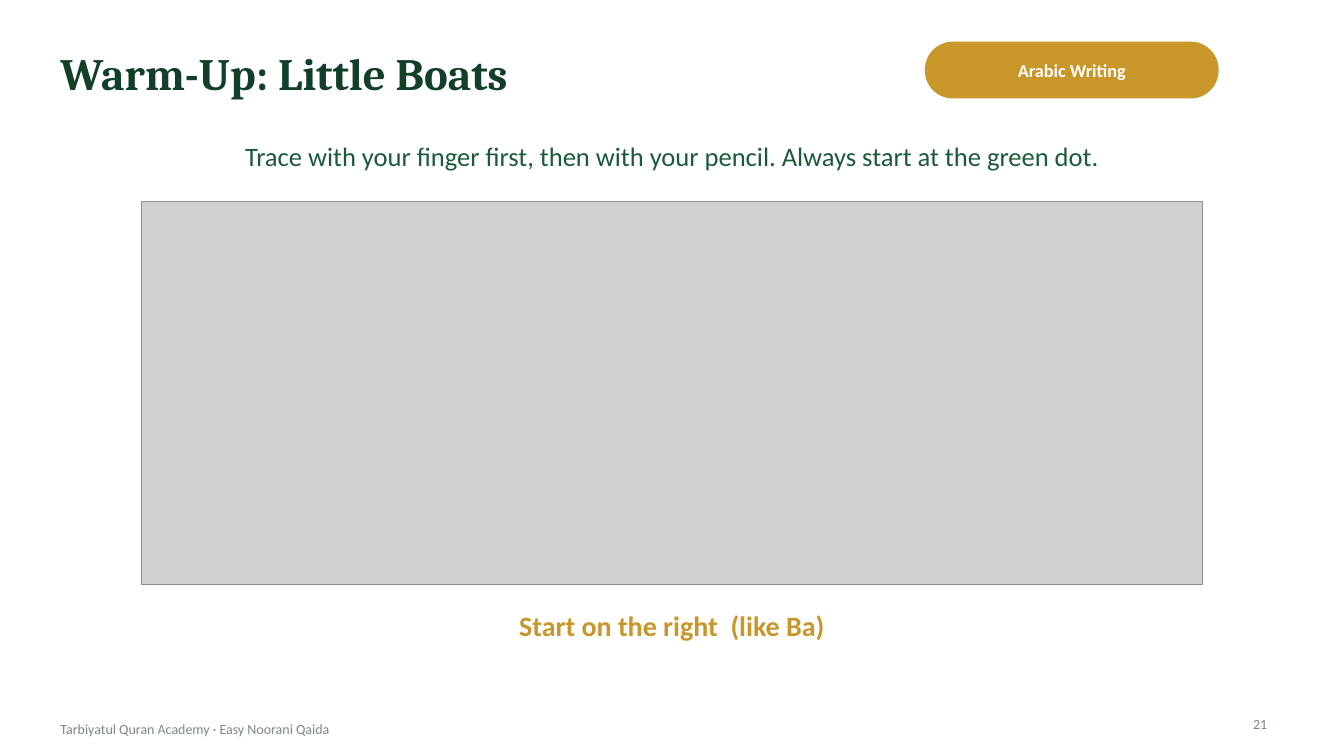
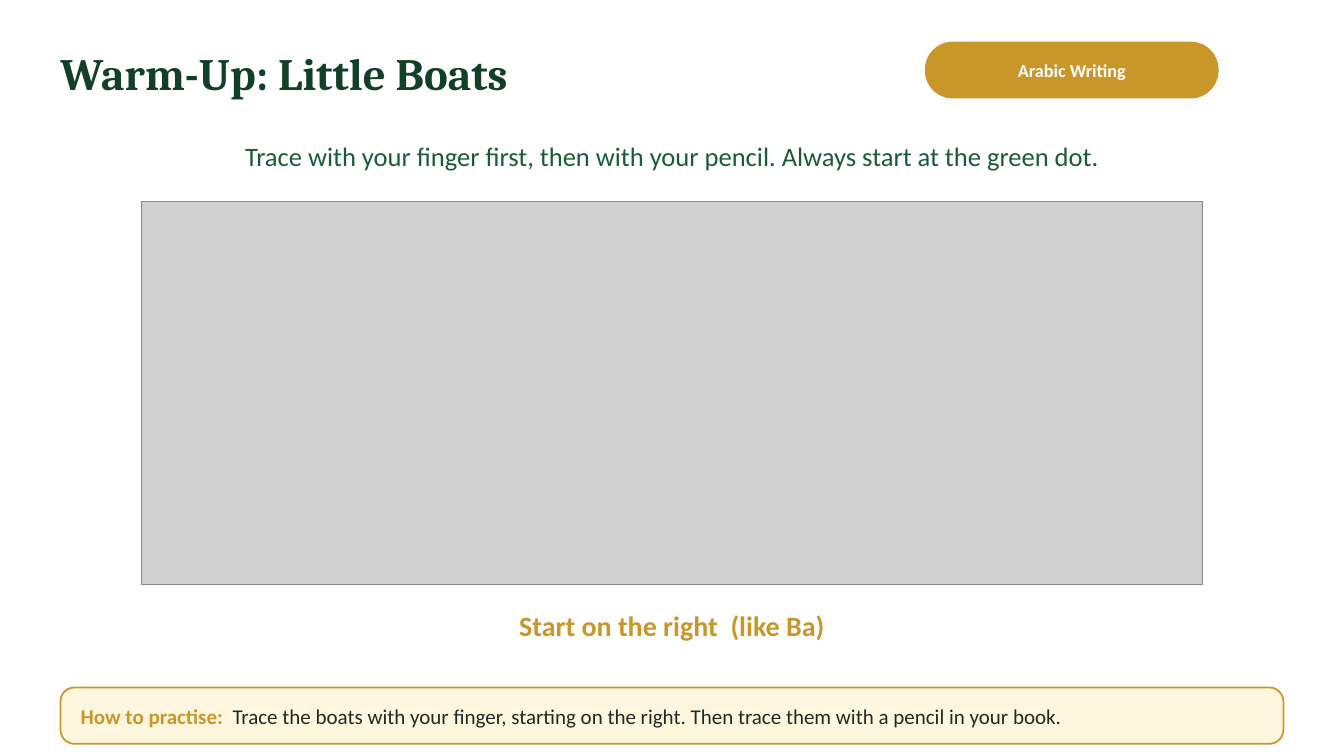
Before and after one commit to ibnhosain/TQA-Management-System, a slide deck: slide 21 of backend/core/deck_seed/easy-noorani-qaida-lecture-02-student.pptx. Drawn at 1344x756 pixels with LibreOffice and Linux fonts; fonts in the diff are those of the drawing; grey boxes stand for pictures; background and template pictures are left out. Boxes give left, top, right and bottom in pixels: in the first picture for what was removed or moved away, otherwise in the second. Text is boxed around its words. In the diff, an @@ line names an element or a change of style, - is before the commit and + after.

```diff
--- a/backend/core/deck_seed/easy-noorani-qaida-lecture-02-student.pptx
+++ b/backend/core/deck_seed/easy-noorani-qaida-lecture-02-student.pptx
@@ rounded rectangle added at (x1=60, y1=688, x2=1284, y2=744), fill #FFF6E0, outline #C9962A 1.25 pt @@
@@ text added at (x1=81, y1=709, x2=1061, y2=728), 15 pt, text #1F2A24 @@
+How to practise: Trace the boats with your finger, starting on the right. Then trace them with a pencil in your book.
@@ text removed at (x1=60, y1=724, x2=329, y2=736) @@
-Tarbiyatul Quran Academy · Easy Noorani Qaida
@@ page number removed at (x1=1253, y1=720, x2=1267, y2=729) @@
-21
```
Also in this commit, not shown: 23 other slides changed, 2 other files.
